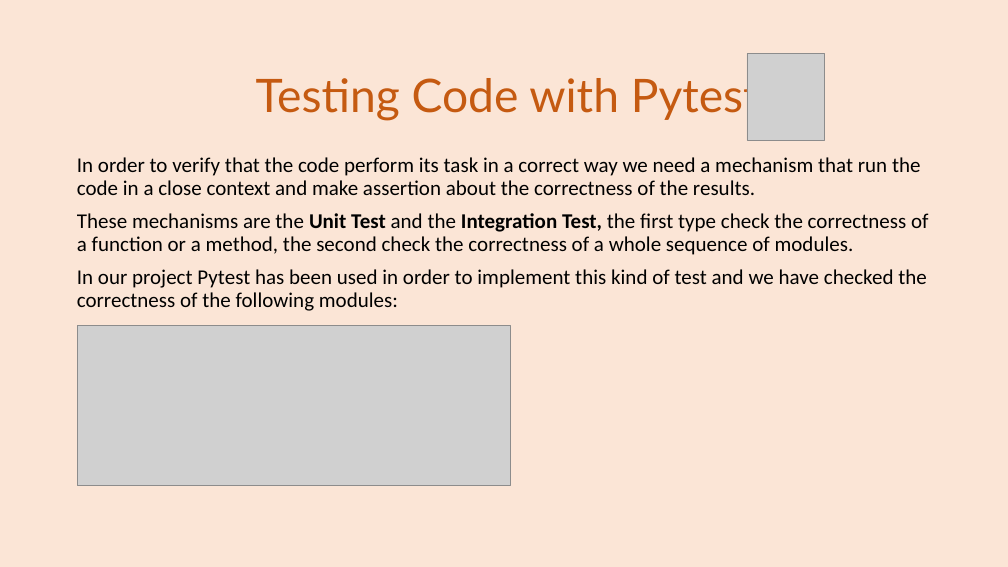
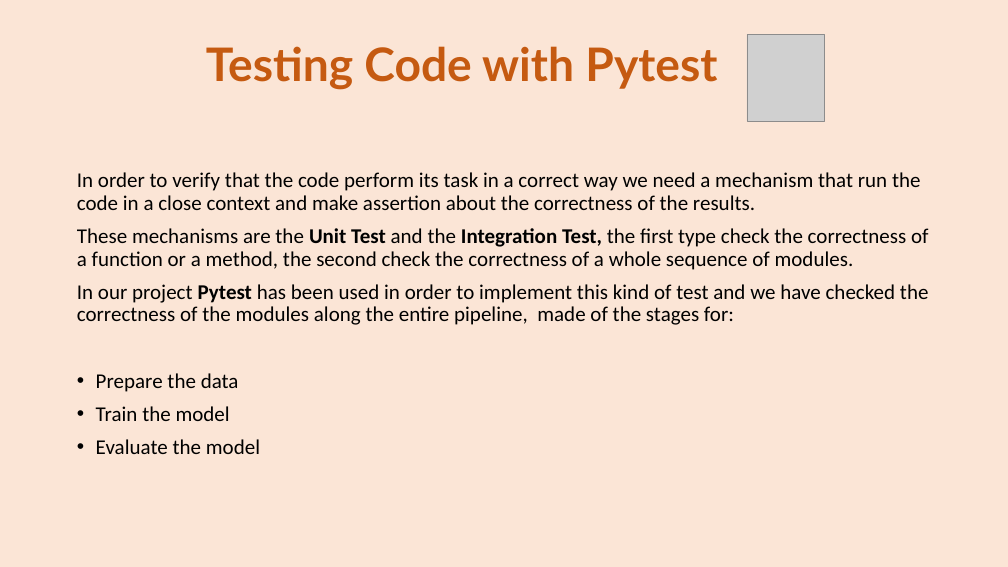
Before and after one commit to se4ai2223-uniba/architectural-style-recognition, a slide deck: slide 8 of docs/ArchiNet Team-Milestone 3.pptx. Drawn at 1008x567 pixels with LibreOffice and Linux fonts; fonts in the diff are those of the drawing; grey boxes stand for pictures. Boxes give left, top, right and bottom in pixels: in the first picture for what was removed or moved away, otherwise in the second. Text is boxed around its words. In the diff, an @@ line names an element or a change of style, - is before the commit and + after.

```diff
--- a/docs/ArchiNet Team-Milestone 3.pptx
+++ b/docs/ArchiNet Team-Milestone 3.pptx
@@ title "Testing Code with Pytest": place and size @@
-title "Testing Code with Pytest" at [256,72,760,121]
+title "Testing Code with Pytest" at [206,46,717,90]
@@ title "Testing Code with Pytest" at [206,46,717,90]: bold on @@
@@ picture: place and size @@
-picture at [747,54,825,141]
+picture at [747,34,825,121]
@@ text "In order to verify that ...": place and size @@
-text "In order to verify that ..." at [77,157,929,311]
+text "In order to verify that ..." at [77,172,929,454]
@@ text at [77,284,929,454]: text changed @@
-In our project Pytest has been used in order to implement this kind of test and we have checked the correctness of the following modules:
+In our project Pytest has been used in order to implement this kind of test and we have checked the correctness of the modules along the entire pipeline, made of the stages for:
+• Prepare the data
+• Train the model
+• Evaluate the model
@@ picture removed at [77,326,510,485] @@
```
Also in this commit, not shown: 19 other slides changed, 1 slide added, 1 slide removed.
